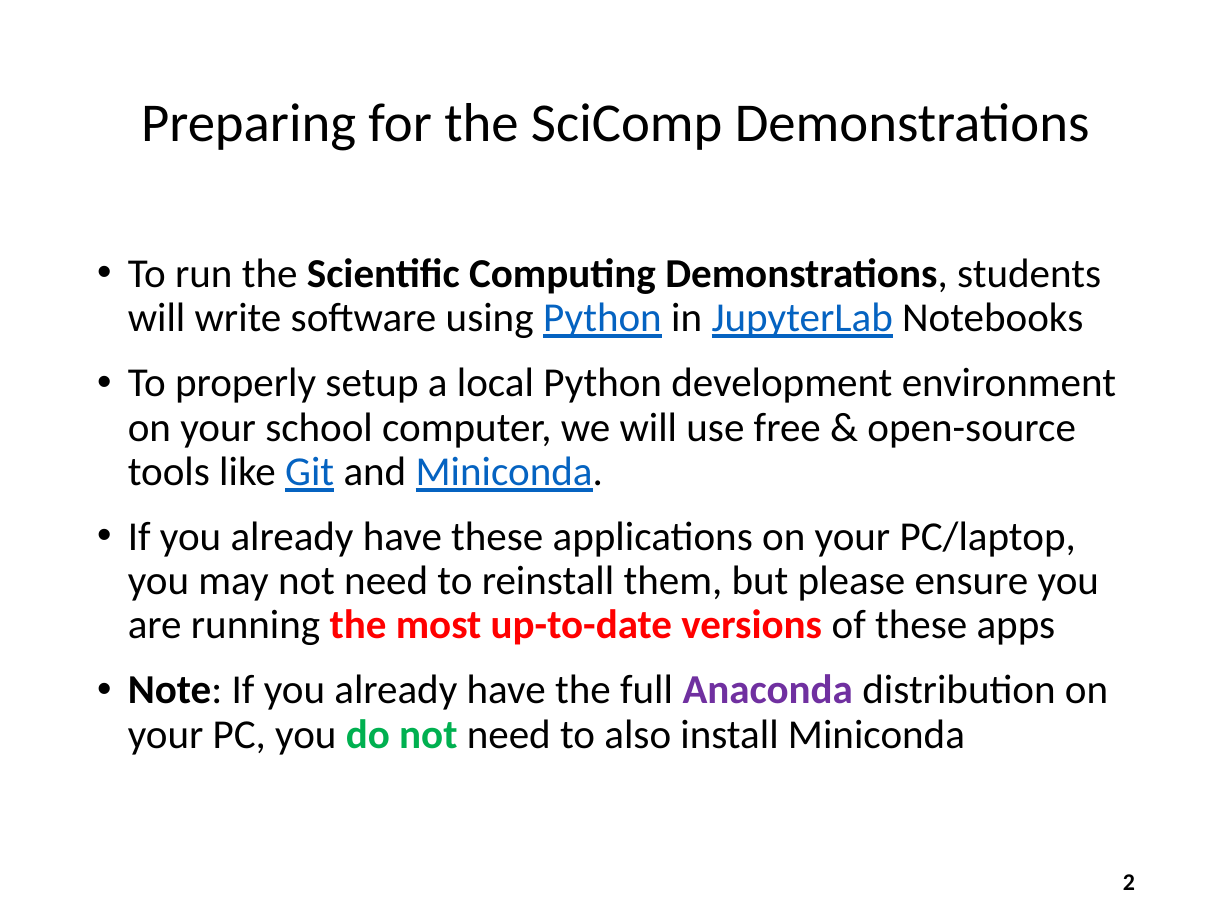
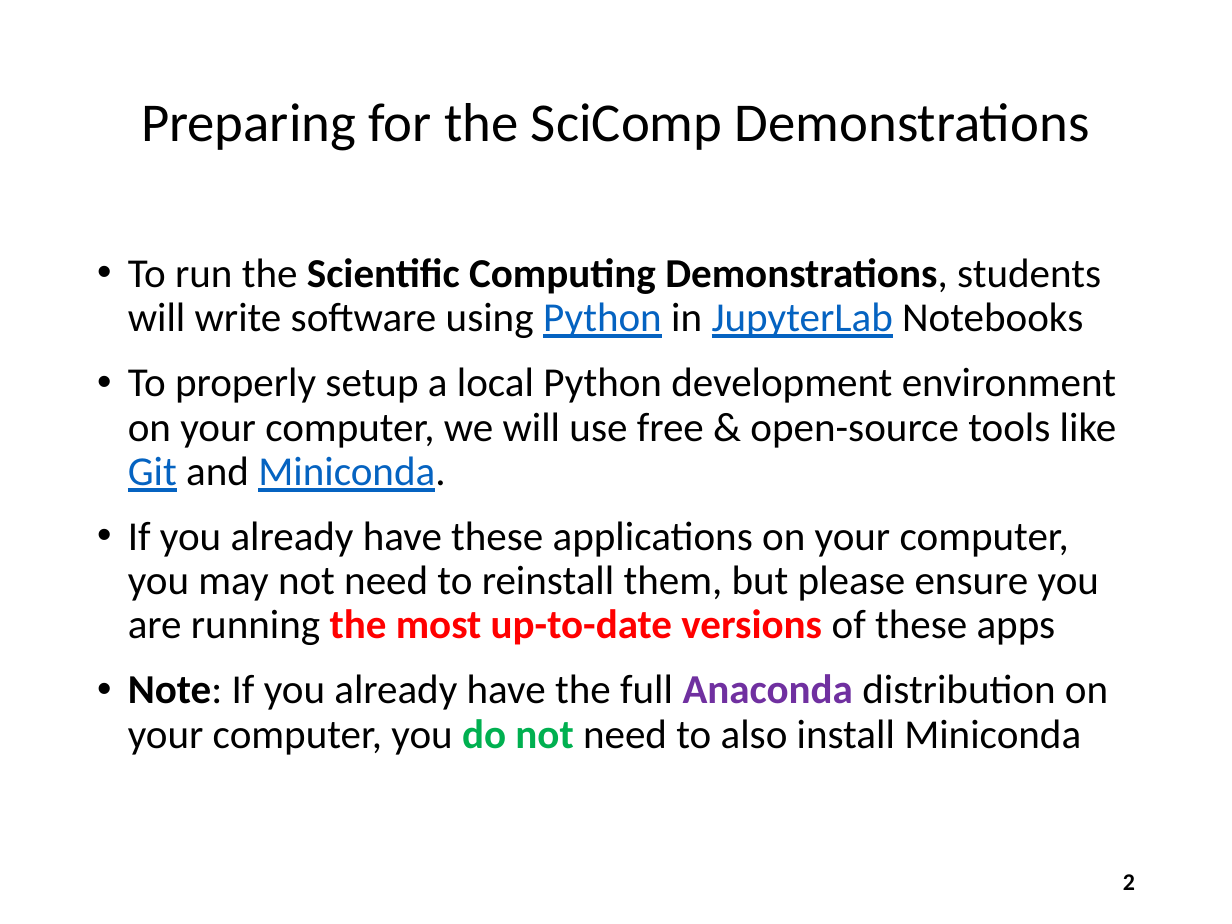
Before and after one commit to dbiersach/scicomp-demos, a slide deck: slide 2 of slides/Installing the Courseware.pptx. Drawn at 1232x924 pixels with LibreOffice and Linux fonts; fonts in the diff are those of the drawing. Boxes give left, top, right and bottom in pixels: in the first picture for what was removed or moved away, otherwise in the second. Text is boxed around its words. In the diff, an @@ line names an element or a change of style, - is before the commit and + after.

```diff
--- a/slides/Installing the Courseware.pptx
+++ b/slides/Installing the Courseware.pptx
@@ text at bbox=[128, 367, 1117, 755]: text changed @@
-• To properly setup a local Python development environment on your school computer, we will use free & open-source tools like Git and Miniconda.
-• If you already have these applications on your PC/laptop, you may not need to reinstall them, but please ensure you are running the most up-to-date versions of these apps
-• Note: If you already have the full Anaconda distribution on your PC, you do not need to also install Miniconda
+• To properly setup a local Python development environment on your computer, we will use free & open-source tools like Git and Miniconda.
+• If you already have these applications on your computer, you may not need to reinstall them, but please ensure you are running the most up-to-date versions of these apps
+• Note: If you already have the full Anaconda distribution on your computer, you do not need to also install Miniconda
```
Also in this commit, not shown: 10 other slides changed, 32 other files.
